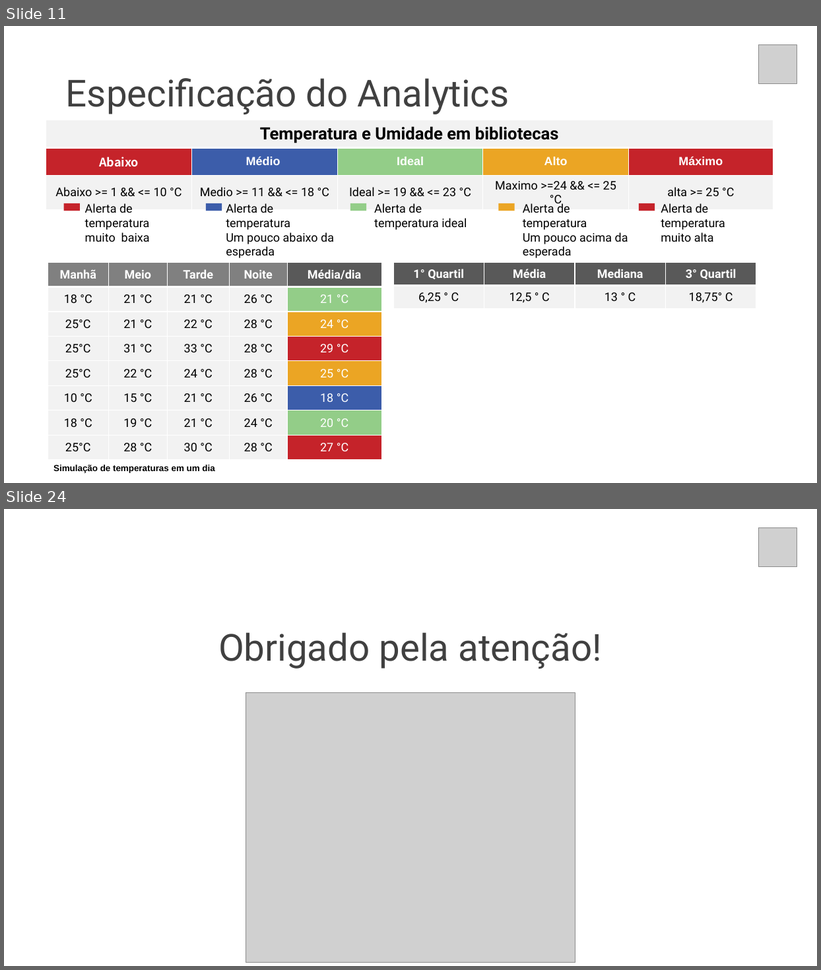
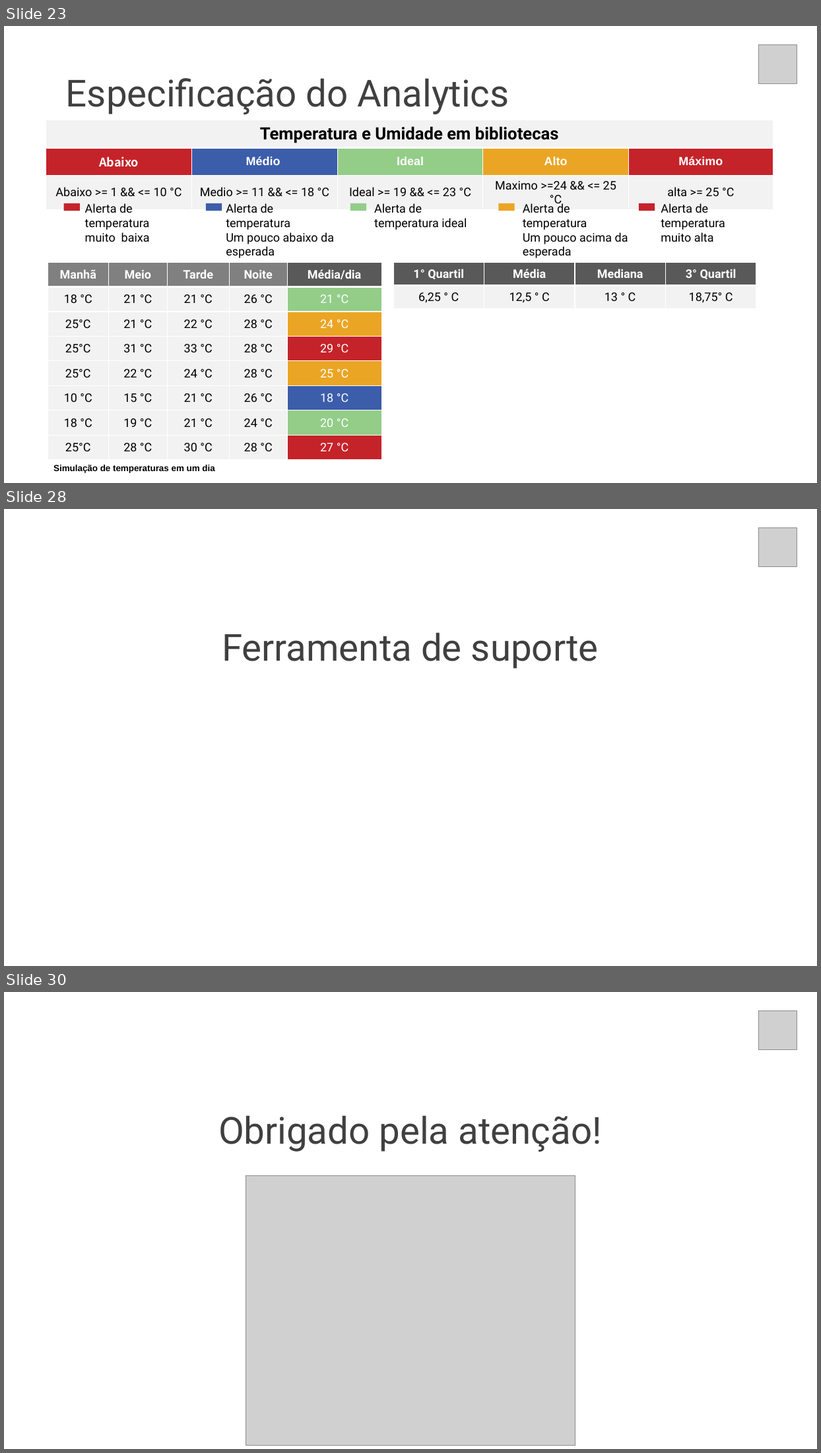
Before and after one commit to gui-ss/projeto-bandtec, a slide deck: documentacao/chameleon.pptx. Shown one above the other, each under a label of ours: slides 11 and 24 before the commit, slides 23, 28 and 30 after it; the slides between them are not shown. The pictures are 821x970 and 821x1453 pixels, drawn with LibreOffice and Linux fonts; fonts in the diff are those of the drawing; grey boxes stand for pictures. Boxes give left, top, right and bottom in pixels: in the first picture for what was removed or moved away, otherwise in the second. Text is boxed around its words. In the diff, an @@ line names an element or a change of style, - is before the commit and + after.

```diff
--- a/documentacao/chameleon.pptx
+++ b/documentacao/chameleon.pptx
@@ slide 28 added at box(4, 509, 817, 966), background #FFFFFF @@
@@ picture added at box(758, 528, 797, 566) @@
@@ text added at box(222, 632, 599, 669), 44 pt, text #404040 @@
+Ferramenta de suporte
@@ what was slide 11 is now slide 23 @@
@@ what was slide 24 is now slide 30 @@
```
Also in this commit, not shown: 1 slide changed, 8 other slides added, 3 slides removed.
